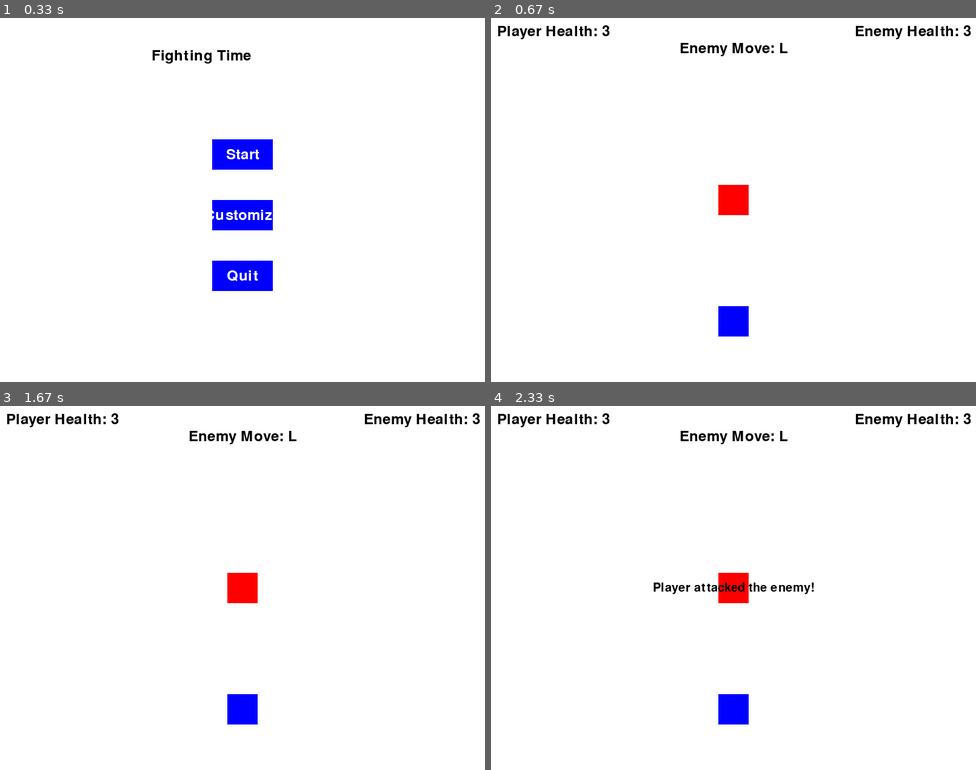
Above: before the commit, frames 1-4 (two rows, left to right).
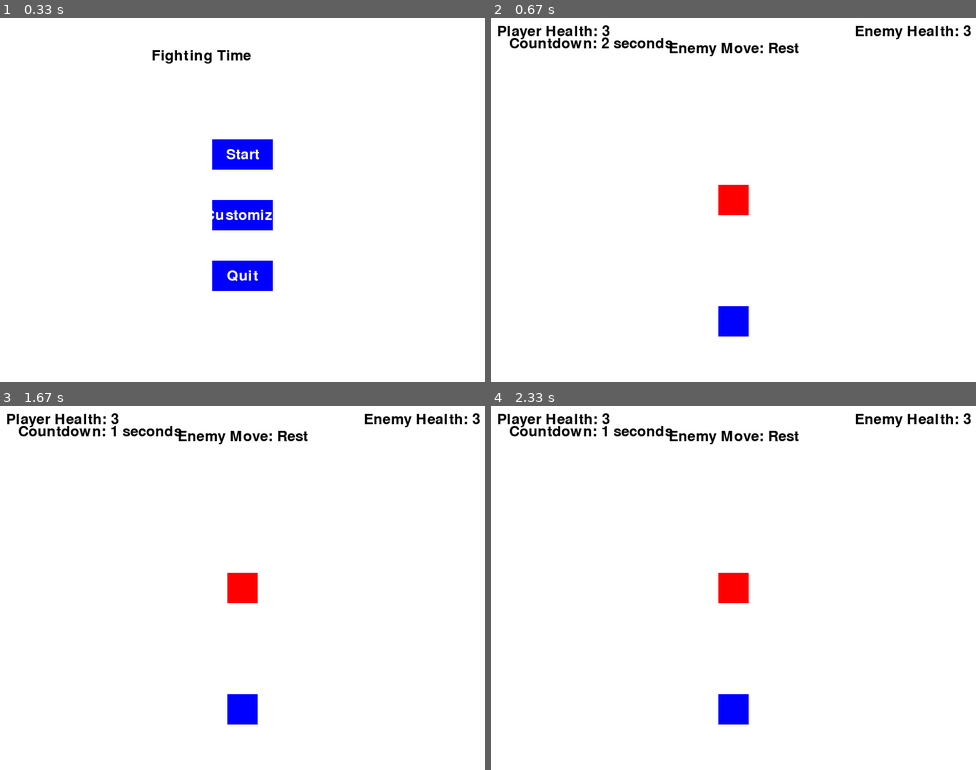
Above: after the commit, the same moments.

Repository: PKim59/ACIT2515_PygameProject
Game: pygame game, started from main.py
Same seed, same stepped clock (60 frames per second), same inputs: the game is played once before the commit and once after it.
Inputs (mouse positions are in pixels of both pictures, inside the frame that each line leads up to):
- Up to frame 1 (0.33 s): no input
- Up to frame 2 (0.67 s): press the mouse at (733, 156) at 0.37 s; move the mouse to (752, 134) at 0.47 s; release the mouse at (777, 112) at 0.6 s
- Up to frame 3 (1.67 s): hold D 0.67-1.13 s
- Up to frame 4 (2.33 s): no input

Frame 1 is identical in both runs. In frame 2, 0.9% of the frame differs, in the area x 3-64%, y 5-11%; in frame 3, 0.9%; in frame 4, 1.3%, in the area x 3-67%, y 5-52%.

Commit message:
added a defeat and victory screen, not yet implemented

Diff:
--- a/patterns.toml
+++ b/patterns.toml
@@ -1,5 +1,6 @@
 [Enemy1]
-pattern = ["L", "L", "R", "L", "L", "R", "L", "L", "Both", "Rest", "Rest"]
+pattern = ["Rest"]
+fpattern = ["L", "L", "R", "L", "L", "R", "L", "L", "Both", "Rest", "Rest"]
 
 [Enemy2]
 pattern = ["R", "R", "Both", "L", "L", "Both", "Both", "Both", "Both", "Rest"]
--- /dev/null
+++ b/screens/defeat_screen.py
@@ -0,0 +1,36 @@
+from screen_base import ScreenBase
+from pygame.locals import *
+import pygame
+
+class GameOverScreen(ScreenBase):
+    def __init__(self):
+        super().__init__()
+
+    def display(self):
+        running = True
+        while running:
+            self.handle_events()
+
+            # Implementation of game over screen
+            self.screen.fill((255, 255, 255))  # Clear the screen (replace with your background)
+
+            # Draw game over message
+            game_over_text = self.font.render("Game Over", True, (0, 0, 0))
+            self.screen.blit(game_over_text, (300, 200))
+
+            # Draw the restart button
+            restart_button = pygame.Rect(300, 400, 200, 50)
+            pygame.draw.rect(self.screen, (0, 128, 255), restart_button)
+            restart_text = self.font.render("Restart Game", True, (255, 255, 255))
+            self.screen.blit(restart_text, (340, 415))
+
+            self.update_display()
+
+            for event in pygame.event.get():
+                if event.type == pygame.QUIT:
+                    pygame.quit()
+                elif event.type == pygame.MOUSEBUTTONDOWN and event.button == 1:
+                    if restart_button.collidepoint(event.pos):
+                        running = False  # Exit the loop
+
+        return True  # Signal to restart the game
--- a/screens/game_screen.py
+++ b/screens/game_screen.py
@@ -11,10 +11,14 @@
 # Constants
 FPS = 60
 WHITE = (255, 255, 255)
+timer_interval = 3000
+countdown_timer = timer_interval
+start_time = pygame.time.get_ticks()
 
 # Initialize Pygame
 pygame.init()
-pygame.time.set_timer(pygame.USEREVENT, 2000)  # 2000 milliseconds = 2 seconds
+pygame.time.set_timer(pygame.USEREVENT, 3000)  # 2000 milliseconds = 2 seconds
+
 
 def display_message(screen, message, font_size, duration):
     font = pygame.font.Font(None, font_size)
@@ -25,6 +29,8 @@
     pygame.time.delay(duration)
 
 def main_game(screen, clock, level=1, custom_pattern=None):
+    start_time = pygame.time.get_ticks()
+    player_input = None
     running = True
     player = Player()
 
@@ -121,23 +127,20 @@
                     display_message(screen, "Player attacked the enemy!", 30, 1000)
                     enemy.hp -= 1
                 else:
-                    display_message(screen, "Player attacked the enemy!", 30, 1000)
+                    display_message(screen, "Player did nothing!", 30, 1000)
                     player.hp -= 1
 
                 enemy_pattern_index = (enemy_pattern_index + 1) % len(enemy.pattern)
+                start_time = pygame.time.get_ticks()
 
+        remaining_time = max(0, timer_interval - (pygame.time.get_ticks() - start_time))
 
-
-        player_input = None
-        start_time = pygame.time.get_ticks()
-
-        # Player has 3 seconds to input a key
-
-
-        # Check if the player's input matches the enemy's pattern
-
+        ctimer = font.render(f"Countdown: {remaining_time // 1000} seconds", True, (0,0,0))
+        screen.blit(ctimer, (30, 30))
+        pygame.display.flip()
 
         if enemy.hp == 0:
+            pygame.display.flip()
             display_message(screen, "Player wins!", 30, 1000)
 
             # Draw the restart button
@@ -154,6 +157,8 @@
                 current_turn = 0  # Reset the turn count
                 successful_parry = False  # Reset successful parry flag
                 main_game(screen, clock, level=level)
+
+            break
 
         # Check for game over conditions
         if player.hp == 0:
@@ -174,6 +179,7 @@
                     customize_screen = CustomizeScreen()
                     customize_screen.run()
                     pass
+            break
 
         pygame.display.flip()
         clock.tick(FPS)
--- /dev/null
+++ b/screens/victory_screen.py
@@ -0,0 +1,36 @@
+from screen_base import ScreenBase
+from pygame.locals import *
+import pygame
+
+class VictoryScreen(ScreenBase):
+    def __init__(self):
+        super().__init__()
+
+    def display(self):
+        running = True
+        while running:
+            self.handle_events()
+
+            # Implementation of victory screen
+            self.screen.fill((255, 255, 255))  # Clear the screen (replace with your background)
+
+            # Draw victory message
+            victory_text = self.font.render("Player wins!", True, (0, 0, 0))
+            self.screen.blit(victory_text, (300, 200))
+
+            # Draw the restart button
+            restart_button = pygame.Rect(300, 400, 200, 50)
+            pygame.draw.rect(self.screen, (0, 128, 0), restart_button)
+            restart_text = self.font.render("Next Enemy", True, (255, 255, 255))
+            self.screen.blit(restart_text, (340, 415))
+
+            self.update_display()
+
+            for event in pygame.event.get():
+                if event.type == pygame.QUIT:
+                    pygame.quit()
+                elif event.type == pygame.MOUSEBUTTONDOWN and event.button == 1:
+                    if restart_button.collidepoint(event.pos):
+                        running = False  # Exit the loop
+
+        return True  # Signal to move to the next level
